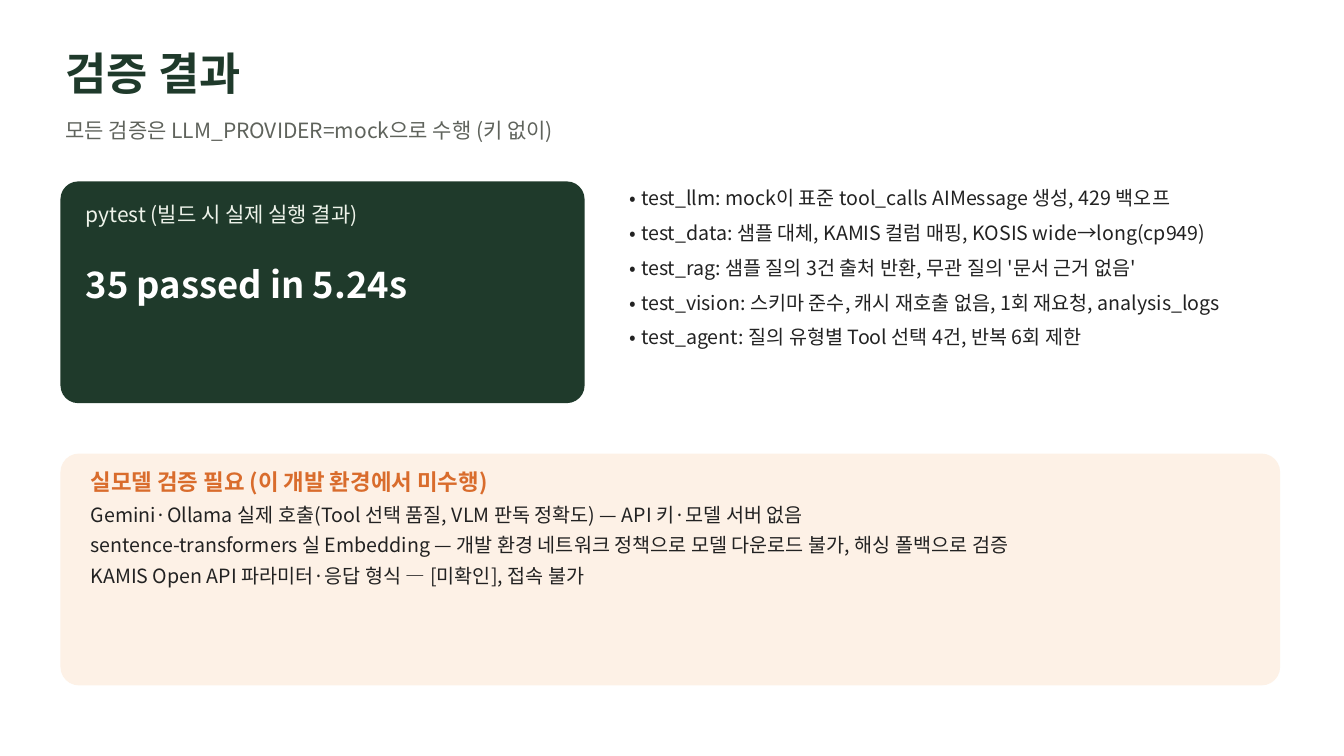
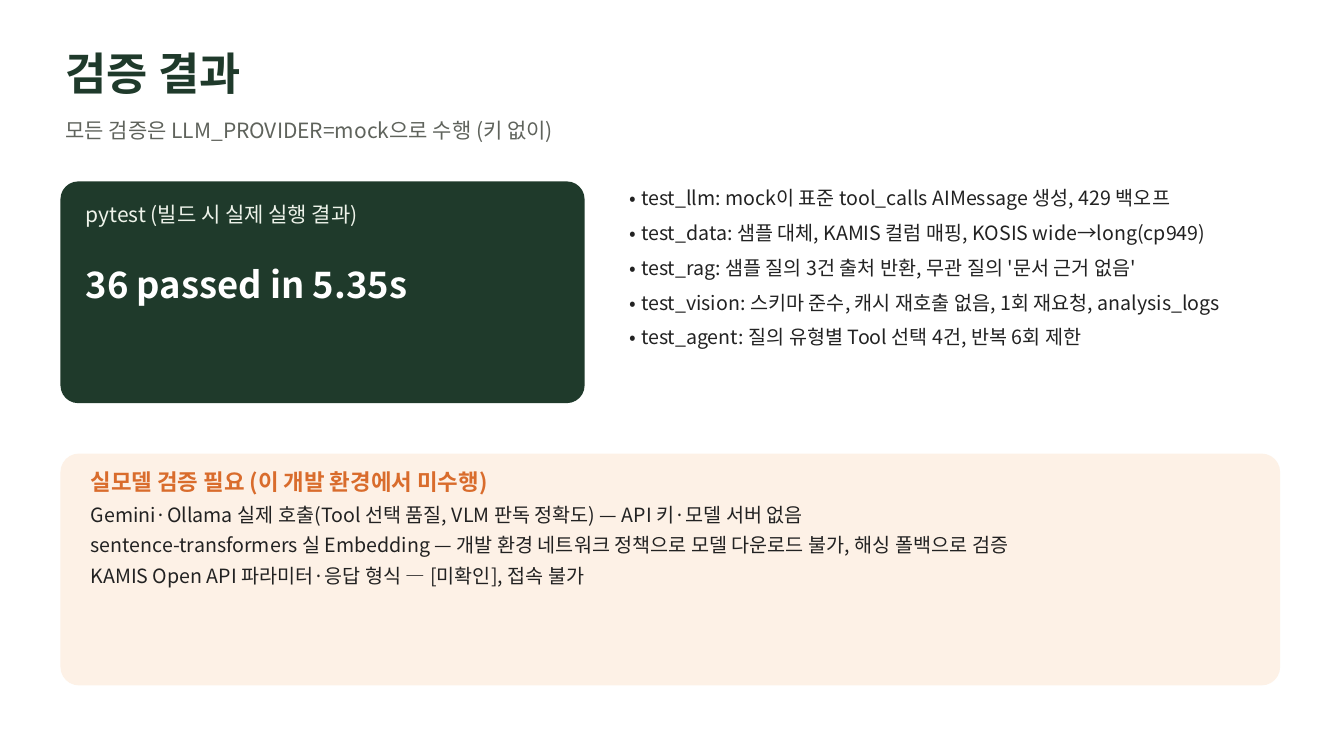
Before and after one commit to ruberduckdot/ICT-work, a slide deck: slide 12 of docs/발표자료.pptx. Drawn at 1344x756 pixels with LibreOffice and Linux fonts; fonts in the diff are those of the drawing. Boxes give left, top, right and bottom in pixels: in the first picture for what was removed or moved away, otherwise in the second. Text is boxed around its words. In the diff, an @@ line names an element or a change of style, - is before the commit and + after.

```diff
--- a/docs/발표자료.pptx
+++ b/docs/발표자료.pptx
@@ text at (86, 268, 407, 306): text changed @@
-35 passed in 5.24s
+36 passed in 5.35s
```
Also in this commit, not shown: 5 other files.
